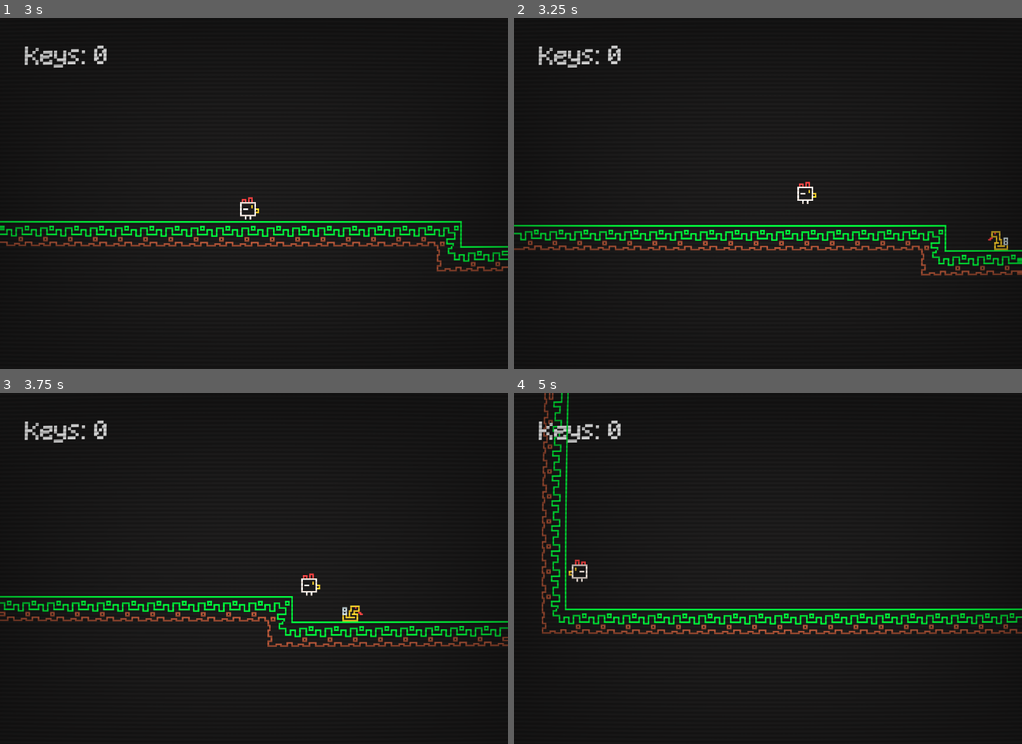
Above: before the commit, frames 1-4 (two rows, left to right).
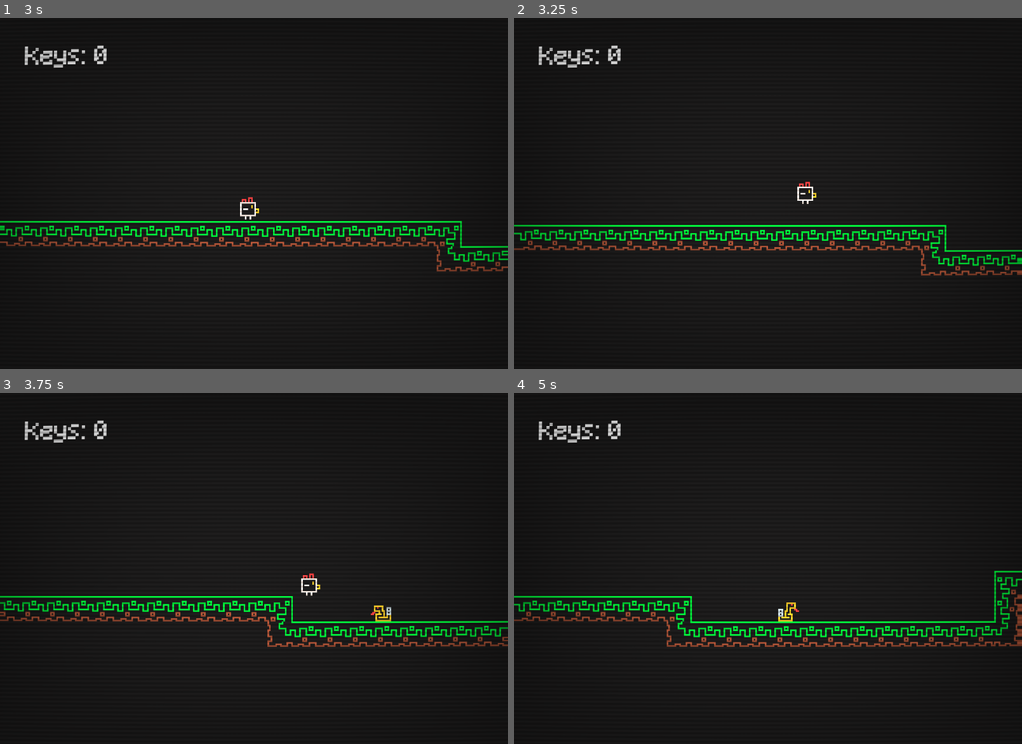
Above: after the commit, the same moments.

Repository: AashaStudios/DoodlyGameJam1
Game: Godot game, scene res://scenes/levels/level_2.tscn
Two runs of this game, one before a commit and one after it. Both use one fixed random seed, a clock stepped at 60 frames per second and the inputs below. This scene is started directly instead of the project's main scene.
Inputs:
- Up to frame 1 (3 s): hold Z (interact) 0.53-1.28 s; hold Right (right) 0.53-2.03 s; tap Space (jump) at 0.77, 1.52 s; tap Z (interact) at 1.35, 2.85 s; hold Left (left) 2.03-2.78 s; hold Z (interact) 2.03-2.78 s; hold Right (right) from 2.78 s (still down)
- Up to frame 2 (3.25 s): keep holding Right (right); tap Space (jump) at 3.02 s
- Up to frame 3 (3.75 s): keep holding Right (right); hold Z (interact) from 3.53 s (still down)
- Up to frame 4 (5 s): tap Space (jump) at 3.77, 4.52 s; release Right (right) at 4.28 s; release Z (interact) at 4.28 s; hold Left (left) from 4.28 s (still down); tap Z (interact) at 4.35 s

Frame 1 is identical in both runs. In frame 2, 0.1% of the frame differs, in the area x 93-98%, y 60-67%; in frame 3, 0.2%; in frame 4, 6.6%, in the area x 0-100%, y 0-73%.

Commit message:
Made Thanks & Credtis Screen

Diff:
--- a/scenes/enemy.gd
+++ b/scenes/enemy.gd
@@ -1,7 +1,7 @@
 extends Node2D
 
 
-const SPEED: int = 100
+const SPEED: int = 80
 var direction: int = 1
 
 
--- a/scenes/levels/level_2.tscn
+++ b/scenes/levels/level_2.tscn
@@ -143,7 +143,7 @@
 
 [node name="LevelTransition" parent="." unique_id=1100962475 instance=ExtResource("9_sibr7")]
 position = Vector2(2488, -56)
-level = "res://scenes/levels/level_3.tscn"
+level = "res://scenes/thanks_credits.tscn"
 
 [node name="UI" type="CanvasLayer" parent="." unique_id=1724067462]
 
--- /dev/null
+++ b/scenes/thanks_credits.tscn
@@ -0,0 +1,100 @@
+[gd_scene format=3 uid="uid://dvllla471fh5w"]
+
+[ext_resource type="Script" uid="uid://d3uu7j6cx3o8w" path="res://scenes/game_manager.gd" id="1_ycjtn"]
+[ext_resource type="PackedScene" uid="uid://bhtk04vniofgm" path="res://scenes/screen_effect.tscn" id="2_0i1uq"]
+[ext_resource type="FontFile" uid="uid://xmdxo5l4ygmd" path="res://assets/minecraft.ttf" id="3_ft6kq"]
+
+[sub_resource type="LabelSettings" id="LabelSettings_ni1xo"]
+font = ExtResource("3_ft6kq")
+font_size = 32
+
+[sub_resource type="LabelSettings" id="LabelSettings_ycjtn"]
+font = ExtResource("3_ft6kq")
+
+[sub_resource type="LabelSettings" id="LabelSettings_0i1uq"]
+font = ExtResource("3_ft6kq")
+
+[sub_resource type="LabelSettings" id="LabelSettings_ft6kq"]
+font = ExtResource("3_ft6kq")
+
+[node name="ThanksCredits" type="CanvasLayer" unique_id=275424335]
+
+[node name="GameManager" type="Node" parent="." unique_id=588281256]
+unique_name_in_owner = true
+script = ExtResource("1_ycjtn")
+
+[node name="ScreenEffect" parent="." unique_id=2033616894 instance=ExtResource("2_0i1uq")]
+z_index = 10
+
+[node name="Thanks" type="Label" parent="." unique_id=1312633414]
+anchors_preset = 8
+anchor_left = 0.5
+anchor_top = 0.5
+anchor_right = 0.5
+anchor_bottom = 0.5
+offset_left = -149.0
+offset_top = -104.0
+offset_right = 149.0
+offset_bottom = -72.0
+grow_horizontal = 2
+grow_vertical = 2
+text = "Thanks For Playing"
+label_settings = SubResource("LabelSettings_ni1xo")
+horizontal_alignment = 1
+vertical_alignment = 1
+
+[node name="Details" type="Label" parent="." unique_id=1874119597]
+anchors_preset = 8
+anchor_left = 0.5
+anchor_top = 0.5
+anchor_right = 0.5
+anchor_bottom = 0.5
+offset_left = -84.0
+offset_top = -64.0
+offset_right = 84.0
+offset_bottom = -29.0
+grow_horizontal = 2
+grow_vertical = 2
+text = "Game By AashaStuios
+Developer: Vespine"
+label_settings = SubResource("LabelSettings_ycjtn")
+horizontal_alignment = 1
+vertical_alignment = 1
+
+[node name="DeveloperNote" type="Label" parent="." unique_id=190289585]
+anchors_preset = 8
+anchor_left = 0.5
+anchor_top = 0.5
+anchor_right = 0.5
+anchor_bottom = 0.5
+offset_left = -155.0
+offset_top = -24.0
+offset_right = 155.0
+offset_bottom = 49.0
+grow_horizontal = 2
+grow_vertical = 2
+text = "Note: Hello and thanks again for playing
+the game. I made this game for Doodly
+game Jam. My goal for this game was to
+just finish the game and that's it, BYE!"
+label_settings = SubResource("LabelSettings_0i1uq")
+horizontal_alignment = 1
+vertical_alignment = 1
+
+[node name="Credits" type="Label" parent="." unique_id=913407275]
+anchors_preset = 8
+anchor_left = 0.5
+anchor_top = 0.5
+anchor_right = 0.5
+anchor_bottom = 0.5
+offset_left = -150.0
+offset_top = 64.0
+offset_right = 150.0
+offset_bottom = 99.0
+grow_horizontal = 2
+grow_vertical = 2
+text = "Music is from Brackey's Game Tutorial
+Assets are Retro Lines By VEXED"
+label_settings = SubResource("LabelSettings_ft6kq")
+horizontal_alignment = 1
+vertical_alignment = 1
